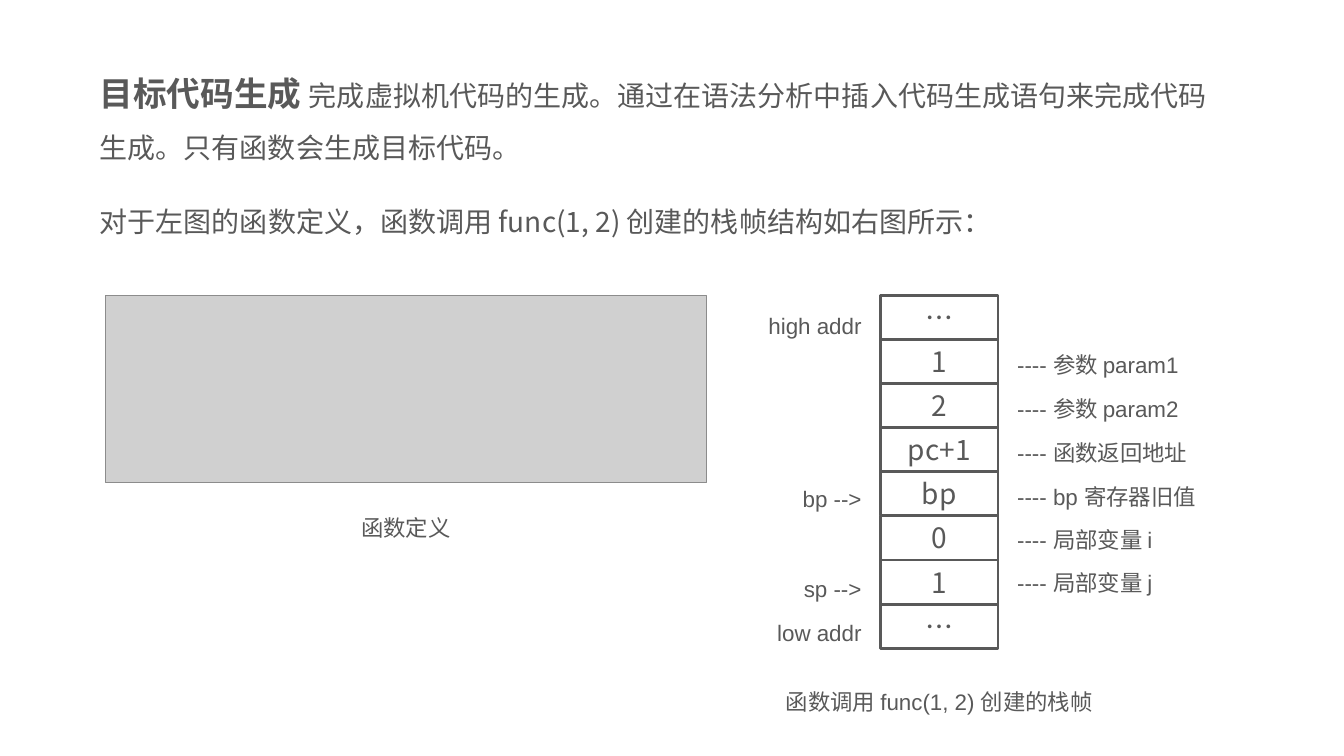
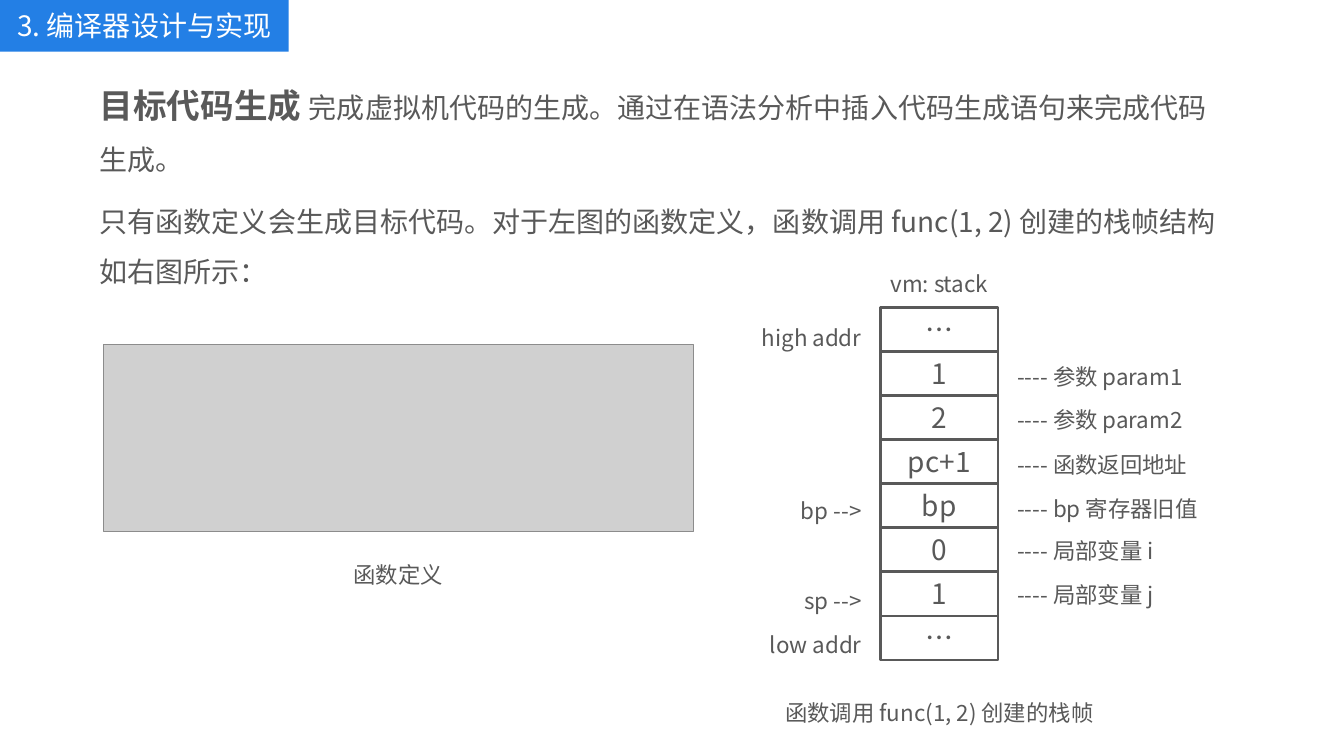
Before and after one commit to kkli28/cc, a slide deck: slide 18 of 论文相关/答辩ppt.pptx. Drawn at 1344x756 pixels with LibreOffice and Linux fonts; fonts in the diff are those of the drawing; grey boxes stand for pictures. Boxes give left, top, right and bottom in pixels: in the first picture for what was removed or moved away, otherwise in the second. Text is boxed around its words. In the diff, an @@ line names an element or a change of style, - is before the commit and + after.

```diff
--- a/论文相关/答辩ppt.pptx
+++ b/论文相关/答辩ppt.pptx
@@ rectangle added at box(0, 0, 288, 51), fill #237FE5, 20 pt, text #FFFFFF @@
+3. 编译器设计与实现
@@ text at box(100, 89, 1207, 172): text changed @@
-目标代码生成 完成虚拟机代码的生成。通过在语法分析中插入代码生成语句来完成代码生成。只有函数会生成目标代码。
+目标代码生成 完成虚拟机代码的生成。通过在语法分析中插入代码生成语句来完成代码生成。
@@ text at box(100, 208, 1216, 285): text changed @@
-对于左图的函数定义，函数调用 func(1, 2) 创建的栈帧结构如右图所示：
+只有函数定义会生成目标代码。对于左图的函数定义，函数调用 func(1, 2) 创建的栈帧结构如右图所示：
@@ text added at box(891, 274, 988, 292), 16 pt, text #595959 @@
+vm: stack
@@ 2 rectangles, 2 texts: place and size @@
-2 rectangles, 2 texts at box(768, 295, 1093, 715)
+2 rectangles, 2 texts at box(762, 308, 1094, 725)
@@ picture: place and size @@
-picture at box(106, 295, 708, 483)
+picture at box(103, 345, 693, 531)
@@ text "---- 参数 param1": place and size @@
-text "---- 参数 param1" at box(1053, 354, 1179, 378)
+text "---- 参数 param1" at box(1053, 366, 1183, 390)
@@ text "---- 参数 param2": place and size @@
-text "---- 参数 param2" at box(1053, 398, 1179, 422)
+text "---- 参数 param2" at box(1053, 409, 1183, 433)
@@ text "---- 局部变量 i": place and size @@
-text "---- 局部变量 i" at box(1053, 529, 1152, 550)
+text "---- 局部变量 i" at box(1053, 540, 1154, 561)
@@ font Arial to Noto Sans CJK SC in 12 elements at box(1053, 454, 1187, 475), box(1053, 498, 1198, 522), box(785, 702, 1094, 725), box(770, 635, 862, 653), box(801, 501, 829, 524), box(804, 596, 828, 614), box(1053, 584, 1154, 609), box(1053, 366, 1183, 390), box(1053, 409, 1183, 433), box(1053, 540, 1154, 561), box(762, 328, 862, 351), box(353, 564, 442, 585) @@
@@ text "函数定义": place and size @@
-text "函数定义" at box(361, 517, 450, 538)
+text "函数定义" at box(353, 564, 442, 585)
@@ text "---- 局部变量 j": place and size @@
-text "---- 局部变量 j" at box(1053, 572, 1152, 596)
+text "---- 局部变量 j" at box(1053, 584, 1154, 609)
@@ 6 rectangles, 5 texts: place and size @@
-6 rectangles, 5 texts at box(777, 340, 1196, 648)
+6 rectangles, 5 texts at box(770, 352, 1198, 660)
```
Also in this commit, not shown: 17 other slides changed, 8 slides added, 1 slide removed, 1 other file.
